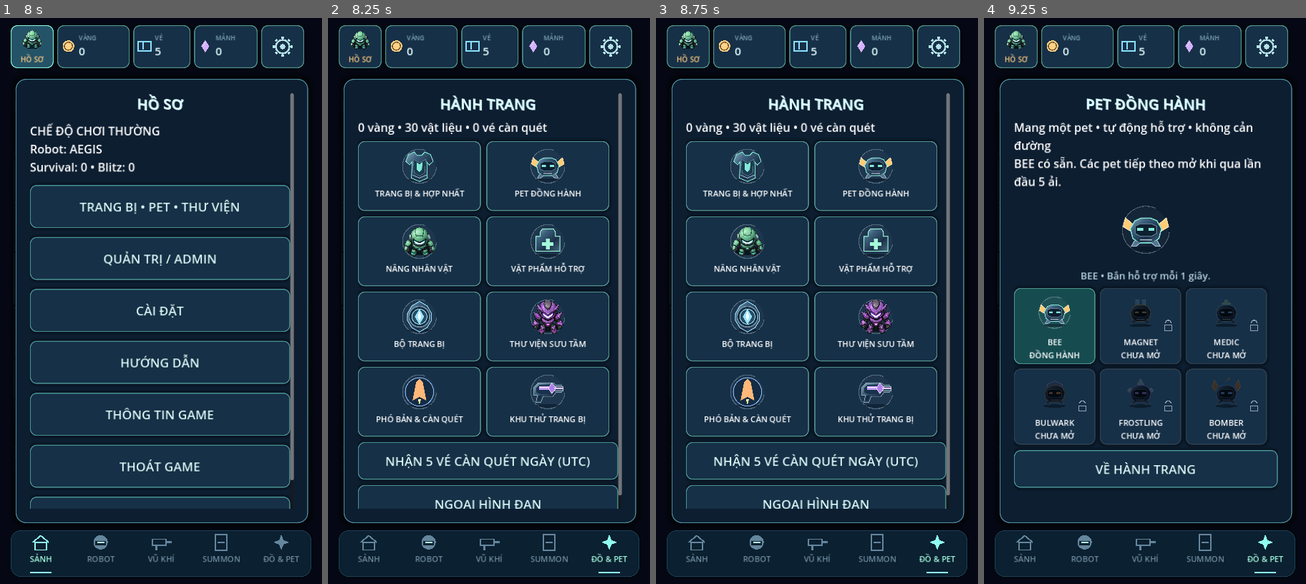
Above: before the commit, frames 1-4 (left to right).
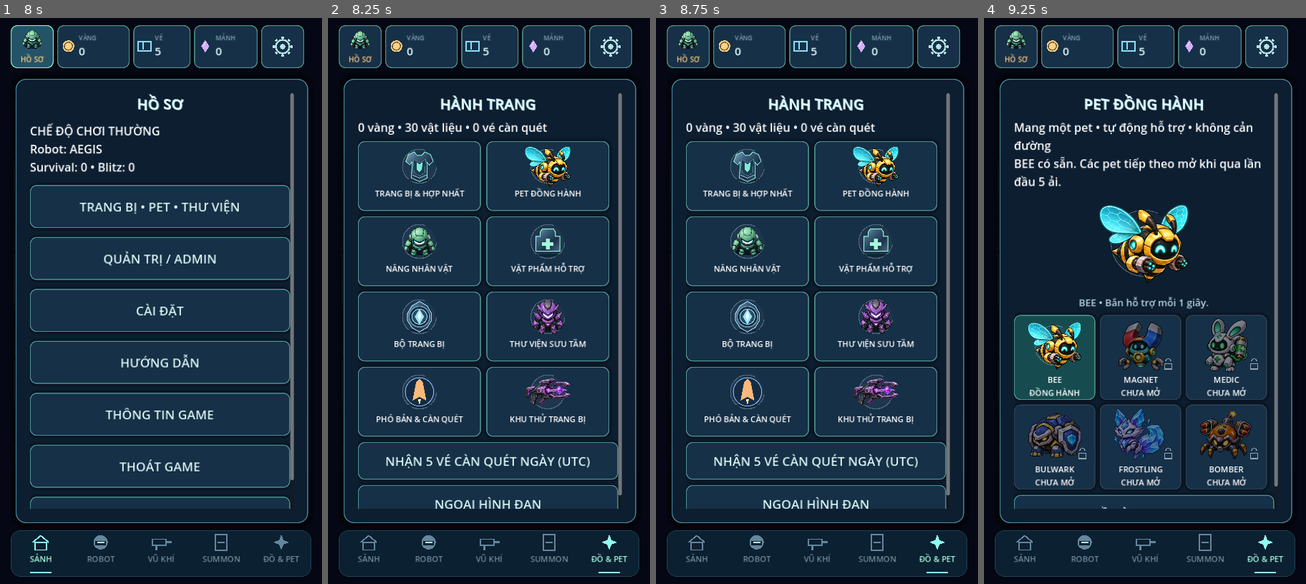
Above: after the commit, the same moments.

Repository: tai23082004l02-svg/LAST-BULLET
Game: Godot game, scene res://scenes/Main.tscn
Same seed, same stepped clock (60 frames per second), same inputs: the game is played once before the commit and once after it.
Inputs (mouse positions are in pixels of both pictures, inside the frame that each line leads up to):
- Up to frame 1 (8 s): click "‹" at 0.5 s; tap Enter at 1.25 s; move the mouse to (231, 272) at 1.27 s; hold D 1.28-2 s; click (231, 272) at 1.42 s; tap Space at 1.52 s; click "NÂNG NHÂN VẬT" at 2 s; click "AEGIS • LV 1" at 2.75 s; click "✓ AEGIS • LV 1" at 3.5 s; click "KHO HERO" at 4.25 s; click "NEXT ›" at 5 s; click "NEXT ›" at 5.75 s; click "‹ PREV" at 6.5 s; click "HỒ SƠ" at 7.25 s
- Up to frame 2 (8.25 s): click "TRANG BỊ • PET • THƯ VIỆN" at 8 s
- Up to frame 3 (8.75 s): no input
- Up to frame 4 (9.25 s): click "PET ĐỒNG HÀNH" at 8.75 s

Frame 1 is identical in both runs. In frame 2, 1.0% of the frame differs, in the area x 61-76%, y 22-69%; in frame 3, 1.0%; in frame 4, 17%, in the area x 9-92%, y 13-87%.

Commit message:
Replace weapon and pet icons with detailed illustrated sprites

Diff:
--- a/last-bullet/scripts/collectible_view.gd
+++ b/last-bullet/scripts/collectible_view.gd
@@ -34,7 +34,7 @@
 			draw_texture_rect(texture,Rect2(center-dimensions*0.5+Vector2(0,sin(clock*2)*2),dimensions),false)
 		else: NeonArt.robot(self,[1,2,3,6,4,5][index],center,width,clock)
 	elif group in ["pet","weapon","gear","skill","item"]:
-		preload("res://scripts/item_art.gd").draw(self,group,index,center,width*1.2,Color.WHITE if owned else Color(0.25,0.29,0.34))
+		preload("res://scripts/item_art.gd").draw(self,group,index,center,width*(1.65 if group in ["pet","weapon"] else 1.2),Color.WHITE if owned else Color(0.48,0.52,0.58))
 	if not owned:
 		var lock := Vector2(size.x-24,size.y-22)
 		draw_arc(lock+Vector2(0,-5),6,PI,TAU,12,Color("93a5b5"),2)
--- a/last-bullet/scripts/game.gd
+++ b/last-bullet/scripts/game.gd
@@ -1780,7 +1780,7 @@
 	clear_cards("KHO VŨ KHÍ","12 vũ khí • chọn riêng với robot • mở miễn phí")
 	cards.add_theme_constant_override("separation",12)
 	var preview := preload("res://scripts/weapon_preview.gd").new()
-	preview.weapon = id; preview.custom_minimum_size = Vector2(560,150); cards.add_child(preview)
+	preview.weapon = id; preview.custom_minimum_size = Vector2(560,184); cards.add_child(preview)
 	result_label(cards,("THEO ROBOT • " if armory_preview == -1 else "")+Shooter.WEAPONS[id],28,Shooter.COLORS[id])
 	result_label(cards,Shooter.INFO[id],22,Color("abcad6"))
 	result_label(cards,"Mỗi viên %.2f • nhịp %.2fs • tầm %d" % [Shooter.DAMAGES[id],Shooter.INTERVALS[id],Shooter.RANGES[id]],20)
@@ -1791,7 +1791,7 @@
 		if pair[0] == "ĐANG TRANG BỊ": action.disabled = true
 	var grid := GridContainer.new(); grid.columns = 3; grid.add_theme_constant_override("h_separation",10); grid.add_theme_constant_override("v_separation",10); cards.add_child(grid)
 	for i in range(Shooter.WEAPONS.size()):
-		rpg_ui.tile(grid,Shooter.WEAPONS[i],"weapon",i,show_armory.bind(i),selected_weapon == i,148)
+		rpg_ui.tile(grid,Shooter.WEAPONS[i],"weapon",i,show_armory.bind(i),selected_weapon == i,168)
 
 func equip_weapon(index: int) -> void:
 	if state != "menu" or index < -1 or index >= Shooter.WEAPONS.size(): return
--- a/last-bullet/scripts/item_art.gd
+++ b/last-bullet/scripts/item_art.gd
@@ -1,9 +1,15 @@
 extends RefCounted
-# Original vector assets, rasterized once per variant and shared by previews/world art.
+# Shared illustrated weapon/pet sprites and vector equipment/support art.
+static var sheets: Dictionary = {}
 static var cache: Dictionary = {}
 static func texture(group: String, index: int) -> Texture2D:
 	var key := group+str(index)
 	if cache.has(key): return cache[key]
+	if group in ["weapon","pet"] and index >= 0 and index < (12 if group == "weapon" else 6):
+		var illustrated := illustrated_texture(group,index)
+		if illustrated != null:
+			cache[key] = illustrated
+			return illustrated
 	var colors := ["83ead6","ffd278","9adfff","ffa56b","caa0ff","8ebdff"]
 	var accent: String = colors[posmod(index,6)]
 	if group == "gear": accent = ["9adfff","83ead6","ffa56b"][index/4]
@@ -65,3 +71,27 @@
 static func draw(canvas: CanvasItem, group: String, index: int, center: Vector2, width: float, tint := Color.WHITE) -> void:
 	var asset := texture(group,index)
 	if asset != null: canvas.draw_texture_rect(asset,Rect2(center-Vector2.ONE*width*0.5,Vector2.ONE*width),false,tint)
+
+# Decode each atlas once, fit its cell into a shared 256px texture and cache it.
+# Keep square texture API so previews/collection/world pets use identical assets.
+static func illustrated_texture(group: String, index: int) -> Texture2D:
+	if not sheets.has(group):
+		var source: Texture2D = load("res://art/arsenal/"+("pets" if group == "pet" else "weapons")+".png")
+		if source == null: return null
+		sheets[group] = source.get_image()
+	var sheet: Image = sheets[group]
+	var columns := 3 if group == "pet" else 4
+	var rows := 2 if group == "pet" else 4
+	var start := Vector2i(index%columns*sheet.get_width()/columns,index/columns*sheet.get_height()/rows)
+	var end := Vector2i((index%columns+1)*sheet.get_width()/columns,(index/columns+1)*sheet.get_height()/rows)
+	var cell := sheet.get_region(Rect2i(start,end-start))
+	var bounds := cell.get_used_rect()
+	if bounds.size.x <= 0 or bounds.size.y <= 0: return null
+	var sprite := cell.get_region(bounds)
+	var scale := 232.0/maxf(sprite.get_width(),sprite.get_height())
+	sprite.resize(maxi(1,roundi(sprite.get_width()*scale)),maxi(1,roundi(sprite.get_height()*scale)),Image.INTERPOLATE_LANCZOS)
+	var target := Image.create(256,256,false,Image.FORMAT_RGBA8)
+	target.fill(Color.TRANSPARENT)
+	target.blit_rect(sprite,Rect2i(Vector2i.ZERO,sprite.get_size()),(Vector2i(256,256)-sprite.get_size())/2)
+	target.generate_mipmaps()
+	return ImageTexture.create_from_image(target)
--- a/last-bullet/scripts/progression_ui.gd
+++ b/last-bullet/scripts/progression_ui.gd
@@ -169,17 +169,17 @@
 	fusion_picks.clear(); item_detail(fusion_base)
 func pets() -> void:
 	page("PET ĐỒNG HÀNH","Mang một pet • tự động hỗ trợ • không cản đường\nBEE có sẵn. Các pet tiếp theo mở khi qua lần đầu 5 ải.")
-	picture("pet",game.progress.pet,[0,1,2,1,2,3][game.progress.pet],true,150)
+	picture("pet",game.progress.pet,[0,1,2,1,2,3][game.progress.pet],true,210)
 	text(RPG.PETS[game.progress.pet]+" • "+RPG.PET_INFO[game.progress.pet],22)
 	var grid := GridContainer.new(); grid.columns = 3; grid.add_theme_constant_override("h_separation",10); grid.add_theme_constant_override("v_separation",10); game.cards.add_child(grid)
 	for i in range(6):
 		var owned: bool = game.progress.pets.has(i)
-		var b := Button.new(); b.focus_mode = Control.FOCUS_NONE; b.custom_minimum_size = Vector2(182,170)
+		var b := Button.new(); b.focus_mode = Control.FOCUS_NONE; b.custom_minimum_size = Vector2(182,190)
 		NeonArt.style_button(b,Color("83ead6") if owned else Color("4a5f70"),game.progress.pet == i)
 		b.pressed.connect(pet_detail.bind(i)); grid.add_child(b)
-		var art := View.new(); art.group = "pet"; art.index = i; art.owned = owned; art.rarity = [0,1,2,1,2,3][i]; art.position = Vector2(5,5); art.size = Vector2(172,100); b.add_child(art)
+		var art := View.new(); art.group = "pet"; art.index = i; art.owned = owned; art.rarity = [0,1,2,1,2,3][i]; art.position = Vector2(5,5); art.size = Vector2(172,126); b.add_child(art)
 		var label := Label.new(); label.text = RPG.PETS[i]+"\n"+("ĐỒNG HÀNH" if game.progress.pet == i else "ĐÃ CÓ" if owned else "CHƯA MỞ")
-		label.position = Vector2(5,108); label.size = Vector2(172,55); label.horizontal_alignment = HORIZONTAL_ALIGNMENT_CENTER; label.mouse_filter = Control.MOUSE_FILTER_IGNORE; label.add_theme_font_size_override("font_size",18); b.add_child(label)
+		label.position = Vector2(5,132); label.size = Vector2(172,55); label.horizontal_alignment = HORIZONTAL_ALIGNMENT_CENTER; label.mouse_filter = Control.MOUSE_FILTER_IGNORE; label.add_theme_font_size_override("font_size",18); b.add_child(label)
 	button("VỀ HÀNH TRANG",hub)
 func pet_detail(index: int) -> void:
 	var owned: bool = game.progress.pets.has(index)
--- a/last-bullet/scripts/weapon_preview.gd
+++ b/last-bullet/scripts/weapon_preview.gd
@@ -10,7 +10,7 @@
 	var center := size*Vector2(0.38,0.5)
 	var color: Color = Combat.COLORS[weapon]
 	draw_arc(center,65,0,TAU,48,Color(color,0.15),2)
-	preload("res://scripts/item_art.gd").draw(self,"weapon",weapon,center,150)
+	preload("res://scripts/item_art.gd").draw(self,"weapon",weapon,center,230)
 	for i in range(3):
 		var travel := fmod(clock*100+i*38,130)
-		Combat.draw_round(self,weapon,center+Vector2(80+travel,sin(clock*2+i)*8),Vector2.RIGHT,0,clock+i)
+		Combat.draw_round(self,weapon,center+Vector2(115+travel,sin(clock*2+i)*8),Vector2.RIGHT,0,clock+i)
--- /dev/null
+++ b/last-bullet/tests/illustrated_art.gd
@@ -0,0 +1,18 @@
+extends SceneTree
+const Art = preload("res://scripts/item_art.gd")
+func _initialize() -> void:
+	for group in ["weapon","pet"]:
+		var fingerprints: Dictionary = {}
+		for index in range(12 if group == "weapon" else 6):
+			var texture: Texture2D = Art.texture(group,index)
+			assert(texture != null and texture == Art.texture(group,index))
+			var image := texture.get_image()
+			assert(image.get_size() == Vector2i(256,256) and image.has_mipmaps())
+			for corner in [Vector2i(0,0),Vector2i(255,0),Vector2i(0,255),Vector2i(255,255)]: assert(image.get_pixelv(corner).a == 0)
+			var used := image.get_used_rect()
+			assert(used.size.x >= 80 and used.size.y >= 80 and used.size.x <= 234 and used.size.y <= 234)
+			var fingerprint := image.get_data().hex_encode().sha256_text()
+			assert(not fingerprints.has(fingerprint)); fingerprints[fingerprint] = true
+	assert(Art.sheets.size() == 2 and Art.cache.size() == 18)
+	print("PASS illustrated_art: 18 unique, transparent, fitted, mipmapped sprites; two shared atlases and stable cache")
+	quit()
Binary file added: last-bullet/art/arsenal/pets.png
Not shown, added: last-bullet/art/arsenal/pets.png.import
Binary file added: last-bullet/art/arsenal/weapons.png
Not shown, added: last-bullet/art/arsenal/weapons.png.import
Binary file added: last-bullet/docs/previews/v1.1.1-arsenal-en.png
Binary file added: last-bullet/docs/previews/v1.1.1-arsenal-vi.png
Binary file added: last-bullet/docs/previews/v1.1.1-pets-vi.png
Not shown, added: last-bullet/tests/illustrated_art.gd.uid
Not shown, changed: AGENTS.md
Not shown, added: last-bullet/docs/ILLUSTRATED_ART.md
Not shown, changed: last-bullet/docs/SESSION_HANDOFF.md
Not shown, changed: last-bullet/docs/TEST_RESULTS.md
